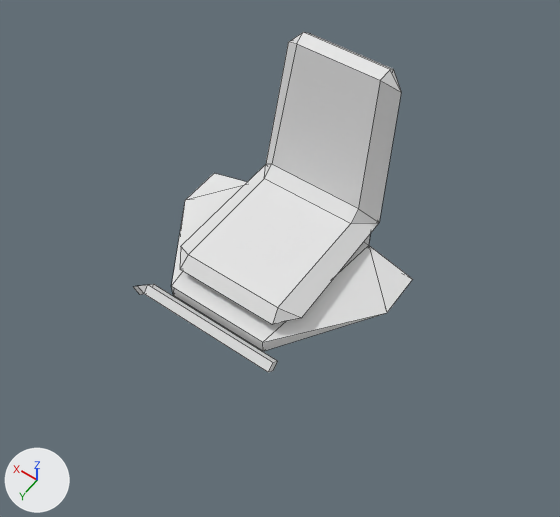
Before and after pictures for a commit that changed the Blender file Blender Files/the_knight_guy.blend.
Rendered twice from a camera (50 mm lens) standing at (-5.63, 7.57, 15.9) and looking at (-0.46, 0.34, 4.54). The axes (+X, +Y, +Z) are drawn at lower left. The lights are the same throughout. The first picture is the older version. Mesh edges are drawn as thin lines.

Objects in the first picture: 'Seat', 'base', 'frame'.
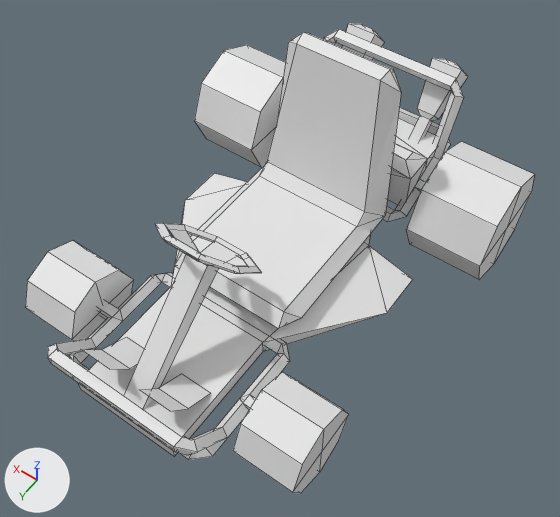
Commit message: Final model for kart

Changed parts and their boxes [x1, y1, x2, y2] in the pictures (560 x 517 px; the box of a moved part takes in the faces that stretch with it):
'Seat', reshaped: before [180, 32, 401, 325]; after [174, 32, 401, 329]
'base', reshaped (39% wider, 59% taller): before [172, 173, 412, 351]; after [78, 173, 412, 456]
'front wheel L.001', added: after [406, 142, 535, 280]
'front wheel L', added: after [233, 372, 349, 494]
'front wheel R.001', added: after [194, 45, 285, 167]
'frame Front', added: after [48, 273, 290, 460]
'Steering wheel', added: after [124, 223, 262, 409]
'front wheel R', added: after [25, 241, 134, 341]
'Frame Back', added: after [324, 29, 464, 221]
'pedals', added: after [81, 337, 211, 411]
'engine', added: after [387, 118, 436, 205]
'engine extra', added: after [342, 23, 468, 141]
'frame', deleted: before [134, 284, 278, 372]
part 1 of me_cube_027, moved or reshaped: before [180, 46, 401, 325]; after [174, 46, 401, 329]
part 2 of me_cube_028, built on: before [172, 287, 263, 351]; after [78, 286, 263, 456]

What changed in the scene script:
```text
Change me_cube_027:
    where me_cube_027.from_pydata(...)  # 26 vertices, 30 faces; spans x -1.0..1.0, y -1.7..1.0, z -1.5..17.4
    used by ob_seat; location = (0.0, 0.0, 4.27); scale = (1.37, 1.46, 0.179)
    me_cube_027 part 1
    add for i in [1, 2, 16, 20, 21]: me_cube_027.vertices[i].co += Vector((-0.1, 0.0, 0.0))
    add for i in [4, 5, 17, 22, 23]: me_cube_027.vertices[i].co += Vector((0.1, 0.0, 0.0))
    me_cube_027.vertices[0].co: (-0.8, -1.2, -1.5) -> (-0.9, -1.4, -1.5)
    me_cube_027.vertices[3].co: (0.8, -1.2, -1.5) -> (0.9, -1.4, -1.5)
    me_cube_027.vertices[6].co: (-0.8, -1.3, -0.4) -> (-0.9, -1.5, -0.4)
    me_cube_027.vertices[7].co: (0.8, -1.3, -0.4) -> (0.9, -1.5, -0.4)
    me_cube_027.vertices[24].co: (-1.0, -1.2, -0.3) -> (-1.0, -1.3, -0.3)  # pixel (379, 222) -> pixel (385, 215)
    me_cube_027.vertices[25].co: (1.0, -1.2, -0.3) -> (1.0, -1.3, -0.3)  # pixel (265, 164) -> not seen
Change me_cube_028:
    used by ob_base_1; location = (0.0, -0.32, 3.84); scale = (1.44, 2.04, 0.155)
    verts and faces of me_cube_028; kept vertices keep their numbers, new ones are numbered from 18
    remove me_cube_028.from_pydata(...)  # 18 vertices, 23 faces; spans x -1.72..1.72, y -1.0..1.0, z -1.0..1.0
    add me_cube_028.from_pydata(...)  # 22 vertices, 27 faces; spans x -1.72..1.72, y -1.0..2.23, z -1.0..1.0
    me_cube_028 part 2
    add delete_faces([(2, 3, 7, 6)])
    add for new, old in zip([*range(18, 22)], [2, 3, 6, 7]): verts[new] = verts[old] + (0.0, 1.23, 0.0)
    add faces += [(6, 20, 21, 7), (18, 19, 21, 20), (2, 18, 20, 6), (3, 7, 21, 19), (2, 3, 19, 18)]
Add me_plane:
    me_plane.from_pydata([(-2.99, -0.5, -0.38), (-0.99, -0.5, -0.38), (-2.99, 0.43, 0.44), (-0.99, 0.43, 0.44), (-2.99, 0.07, -0.06), (-0.99, 0.07, -0.06), (0.99, -0.5, -0.38), (2.99, -0.5, -0.38), (0.99, 0.43, 0.44), (2.99, 0.43, 0.44), (0.99, 0.07, -0.06), (2.99, 0.07, -0.06)], [], [(4, 5, 3, 2), (0, 1, 5, 4), (10, 11, 9, 8), (6, 7, 11, 10)])
Remove ob_frame:
    ob_frame = bpy.data.objects.new('frame', me_cube_029)
Add ob_front_wheel_l_001:
    ob_front_wheel_l_001 = bpy.data.objects.new('front wheel L.001', me_cube_035)  # an 8-sided cylinder along x spanning x -1.0..1.0, y -1.43..1.43, z -1.43..1.43
    ob_front_wheel_l_001.location = (-2.7, -3.09, 4.2)
    ob_front_wheel_l_001.scale = (0.796, 0.819, 0.819)
Add ob_front_wheel_r_001:
    ob_front_wheel_r_001 = bpy.data.objects.new('front wheel R.001', me_cube_035.copy())
    ob_front_wheel_r_001.location = (2.7, -3.09, 4.2)
    ob_front_wheel_r_001.scale = (0.796, 0.819, 0.819)
Add ob_front_wheel_l:
    ob_front_wheel_l = bpy.data.objects.new('front wheel L', me_cube_035.copy())
    ob_front_wheel_l.location = (-2.45, 2.79, 3.84)
    ob_front_wheel_l.scale = (0.603, 0.585, 0.585)
Add ob_front_wheel_r:
    ob_front_wheel_r = bpy.data.objects.new('front wheel R', me_cube_035.copy())
    ob_front_wheel_r.location = (2.45, 2.79, 3.84)
    ob_front_wheel_r.scale = (0.603, 0.585, 0.585)
Add ob_pedals:
    ob_pedals = bpy.data.objects.new('pedals', me_plane)
    ob_pedals.location = (0.0, 3.57, 4.41)
    ob_pedals.scale = (0.323, 1.0, 1.0)
Add ob_steering_wheel:
    ob_steering_wheel = bpy.data.objects.new('Steering wheel', me_cube_039)  # 40 vertices, 41 faces; spans x -47.9..1.0, y -1.7..1.7, z -1.7..1.7
    ob_steering_wheel.location = (0.0, 1.72, 5.92)
    ob_steering_wheel.rotation_euler = (0.393, -0.785, -1.571)  # degrees (23, -45, -90)
    ob_steering_wheel.scale = (0.066, 0.585, 0.585)
Add ob_engine_extra:
    ob_engine_extra = bpy.data.objects.new('engine extra', me_cube_037)  # 40 vertices, 36 faces; spans x -6.67..6.67, y -1.65..1.65, z -1.02..0.79
    ob_engine_extra.location = (0.0, -4.39, 5.33)
    ob_engine_extra.rotation_euler = (0.785, 0.0, 0.0)  # degrees (45, 0, 0)
    ob_engine_extra.scale = (0.199, 0.199, 1.0)
Add ob_engine:
    ob_engine = bpy.data.objects.new('engine', me_cube_036)  # 16 vertices, 28 faces; spans x -1.0..1.0, y -1.0..1.0, z -1.0..0.08
    ob_engine.location = (0.0, -3.34, 4.89)
    ob_engine.scale = (1.51, 0.699, 1.0)
Add ob_frame_back:
    ob_frame_back = bpy.data.objects.new('Frame Back', me_cube_031)  # 86 vertices, 98 faces; spans x -22.4..22.4, y -13.0..15.8, z -2.7..10.8
    ob_frame_back.location = (0.0, -3.34, 4.45)
    ob_frame_back.rotation_euler = (0.43, 0.0, 3.142)  # degrees (25, 0, 180)
    ob_frame_back.scale = (0.1, 0.1, 0.1)
Add ob_frame_front:
    ob_frame_front = bpy.data.objects.new('frame Front', me_cube_029_1)  # 86 vertices, 98 faces; spans x -22.4..22.4, y -16.1..13.8, z -2.7..7.8
    ob_frame_front.location = (0.0, 3.01, 3.97)
    ob_frame_front.scale = (0.1, 0.1, 0.1)
```
